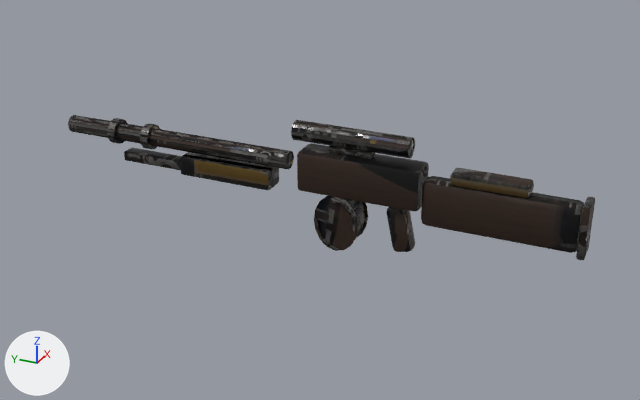
Two versions of the glTF model Sandbox/GameData/Models/Weapons/footman_precision_rifle.glb, one commit apart.
Both versions are drawn from a camera (50 mm lens) standing at (-1.403, -0.587, 0.642) and looking at (0.006, 0.047, -0.062). The axes (+X, +Y, +Z) are drawn at lower left. The lights are the same throughout. The picture after the commit comes second. Vertices at exactly the same position are counted once.

In view in the first picture: 'footman_precision_rifle'.
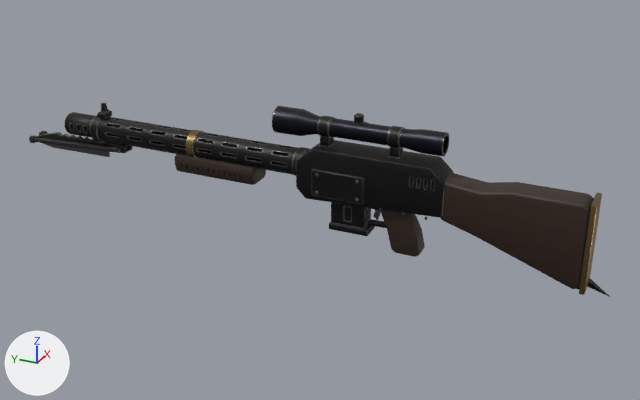
Pixel boxes [x1, y1, x2, y2] of what changed, in the pictures (640 x 400 px; the box of a moved part takes in the faces that stretch with it):
'footman_precision_rifle', surface changed, reshaped (10% wider, 34% taller): before [68, 115, 595, 260]; after [29, 103, 610, 297]
part 1 of me_footman_precision_rifle, added: after [90, 115, 108, 142]
part 2 of me_footman_precision_rifle, added: after [292, 147, 310, 176]
part 3 of me_footman_precision_rifle, added: after [186, 130, 204, 157]
part 4 of me_footman_precision_rifle, added (mostly hidden): after [107, 124, 289, 166]
part 5 of me_footman_precision_rifle, moved or reshaped: before [387, 207, 415, 252]; after [39, 131, 47, 135]
part 6 of me_footman_precision_rifle, added: after [318, 115, 334, 138]
part 7 of me_footman_precision_rifle, added: after [388, 126, 405, 149]
part 8 of me_footman_precision_rifle, moved or reshaped: before [576, 197, 595, 260]; after [329, 222, 375, 236]
part 9 of me_footman_precision_rifle, rebuilt (7% taller): before [68, 115, 294, 169]; after [90, 117, 309, 175]
part 10 of me_footman_precision_rifle, rebuilt (42% wider, 33% taller): before [291, 120, 415, 158]; after [272, 106, 449, 157]
part 11 of me_footman_precision_rifle, rebuilt (19% wider, 14% taller): before [297, 143, 429, 211]; after [296, 140, 453, 218]
part 12 of me_footman_precision_rifle, rebuilt (50% taller): before [421, 176, 584, 253]; after [440, 173, 594, 289]
part 13 of me_footman_precision_rifle, rebuilt: before [180, 152, 279, 190]; after [175, 154, 266, 185]
part 14 of me_footman_precision_rifle, deleted: before [107, 118, 128, 144]
part 15 of me_footman_precision_rifle, deleted: before [140, 124, 160, 150]
part 16 of me_footman_precision_rifle, deleted: before [329, 146, 375, 160]
part 17 of me_footman_precision_rifle, deleted: before [450, 168, 534, 198]
part 18 of me_footman_precision_rifle, reshaped: before [314, 196, 368, 251]; after [311, 113, 428, 257]
part 19 of me_footman_precision_rifle, built on: before [124, 147, 181, 170]; after [29, 103, 133, 157]
part 20 of me_footman_precision_rifle, added (brown): after [577, 193, 610, 297]

Diff of the bpy script that builds the scene:
```diff
--- a/Sandbox/GameData/Models/Weapons/footman_precision_rifle.glb.py
+++ b/Sandbox/GameData/Models/Weapons/footman_precision_rifle.glb.py
@@ mat_weapon @@
 mat_weapon = bpy.data.materials.new('Weapon')
-# nodes: BsdfPrincipled, Mix, OutputMaterial, SeparateColor, TexImage x2, VertexColor
+# nodes: BsdfPrincipled, NormalMap, OutputMaterial, SeparateColor, TexImage x3
 # uses the picture img_footman_precision_rifle_basecolor
+# uses the picture img_footman_precision_rifle_normal
 # uses the picture img_footman_precision_rifle_orm
@@ me_footman_precision_rifle @@
-me_footman_precision_rifle.from_pydata(...)  # 1736 vertices, 3420 faces; spans x -0.033..0.033, y -0.452..0.613, z -0.146..0.094
+me_footman_precision_rifle.from_pydata(...)  # 4001 vertices, 8110 faces; spans x -0.037..0.037, y -0.502..0.737, z -0.14..0.123
+# me_footman_precision_rifle part 1: a new loose piece, a 26-sided cylinder along y spanning x -0.028..0.028, y 0.533..0.549, z -0.016..0.04, in mat_weapon
+# me_footman_precision_rifle part 2: a new loose piece, a 26-sided cylinder along y spanning x -0.028..0.028, y 0.072..0.088, z -0.016..0.04, in mat_weapon
+# me_footman_precision_rifle part 3: a new loose piece, a 26-sided cylinder along y spanning x -0.028..0.028, y 0.304..0.32, z -0.016..0.04, in mat_weapon
+# me_footman_precision_rifle part 4: a new loose piece, a 16-sided cylinder along y spanning x -0.011..0.011, y 0.07..0.553, z 0.001..0.023, in mat_weapon
+# me_footman_precision_rifle part 5: the loose piece of 56 vertices spanning x -0.017..0.017, y -0.147..-0.093, z -0.131..-0.039 is multiplied about its middle by the matrix ((0.453, 0.0, 0.0), (0.0, -0.028, -0.134), (0.0, 0.359, -0.076)), then moved by (0.016, 0.834, 0.051)
+# me_footman_precision_rifle part 6: a new loose piece, a 20-sided cylinder along y spanning x -0.019..0.019, y 0.02..0.04, z 0.072..0.11, in mat_weapon
+# me_footman_precision_rifle part 7: a new loose piece, a 20-sided cylinder along y spanning x -0.019..0.019, y -0.115..-0.095, z 0.072..0.11, in mat_weapon
+# me_footman_precision_rifle part 8: the loose piece of 56 vertices spanning x -0.024..0.024, y -0.452..-0.438, z -0.07..0.03 is multiplied about its middle by the matrix ((0.867, 0.0, 0.0), (0.0, 0.0, -0.792), (0.0, 1.017, 0.0)), then moved by (0.0, 0.423, -0.08)
+# me_footman_precision_rifle part 9: the loose piece of 224 vertices spanning x -0.018..0.018, y 0.107..0.613, z -0.006..0.03 is rebuilt with 828 vertices and now spans x -0.026..0.026, y 0.07..0.553, z -0.014..0.038
+# me_footman_precision_rifle part 10: the loose piece of 224 vertices spanning x -0.019..0.019, y -0.134..0.094, z 0.056..0.094 is rebuilt with 204 vertices and now spans x -0.025..0.025, y -0.195..0.13, z 0.066..0.116
+# me_footman_precision_rifle part 11: the loose piece of 56 vertices spanning x -0.03..0.03, y -0.16..0.08, z -0.036..0.044 is rebuilt with 140 vertices and now spans x -0.032..0.032, y -0.205..0.08, z -0.048..0.056
+# me_footman_precision_rifle part 12: the loose piece of 56 vertices spanning x -0.022..0.022, y -0.44..-0.16, z -0.065..0.025 is rebuilt with 167 vertices and now spans x -0.027..0.027, y -0.452..-0.199, z -0.127..0.034
+# me_footman_precision_rifle part 13: the loose piece of 56 vertices spanning x -0.024..0.024, y 0.14..0.34, z -0.05..-0.01 is rebuilt with 332 vertices and now spans x -0.03..0.03, y 0.17..0.35, z -0.044..-0.006
+# me_footman_precision_rifle part 14: the loose piece of 224 vertices spanning x -0.025..0.025, y 0.492..0.508, z -0.013..0.037 is deleted
+# me_footman_precision_rifle part 15: the loose piece of 224 vertices spanning x -0.025..0.025, y 0.412..0.428, z -0.013..0.037 is deleted
+# me_footman_precision_rifle part 16: the loose piece of 224 vertices spanning x -0.01..0.01, y -0.062..0.022, z 0.04..0.06 is deleted
+# me_footman_precision_rifle part 17: the loose piece of 56 vertices spanning x -0.019..0.019, y -0.35..-0.21, z 0.023..0.047 is deleted
+# me_footman_precision_rifle part 18: 224 vertices removed from x -0.033..0.033, y -0.045..0.045, z -0.146..-0.03; 1177 vertices added at x -0.037..0.037, y -0.179..0.046, z -0.13..0.123
+# me_footman_precision_rifle part 19: 56 vertices removed from x -0.015..0.015, y 0.32..0.48, z -0.045..-0.025; 670 vertices added at x -0.023..0.023, y 0.477..0.737, z -0.053..0.068
+# me_footman_precision_rifle part 20: 103 vertices added at x -0.029..0.029, y -0.502..-0.423, z -0.14..0.037
 me_footman_precision_rifle.materials.append(mat_weapon)
```
